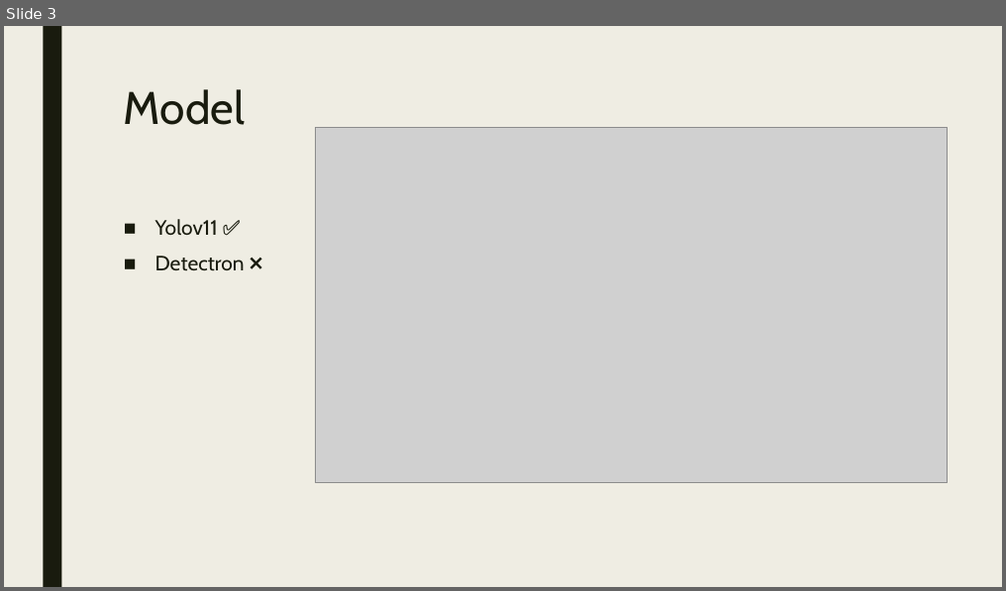
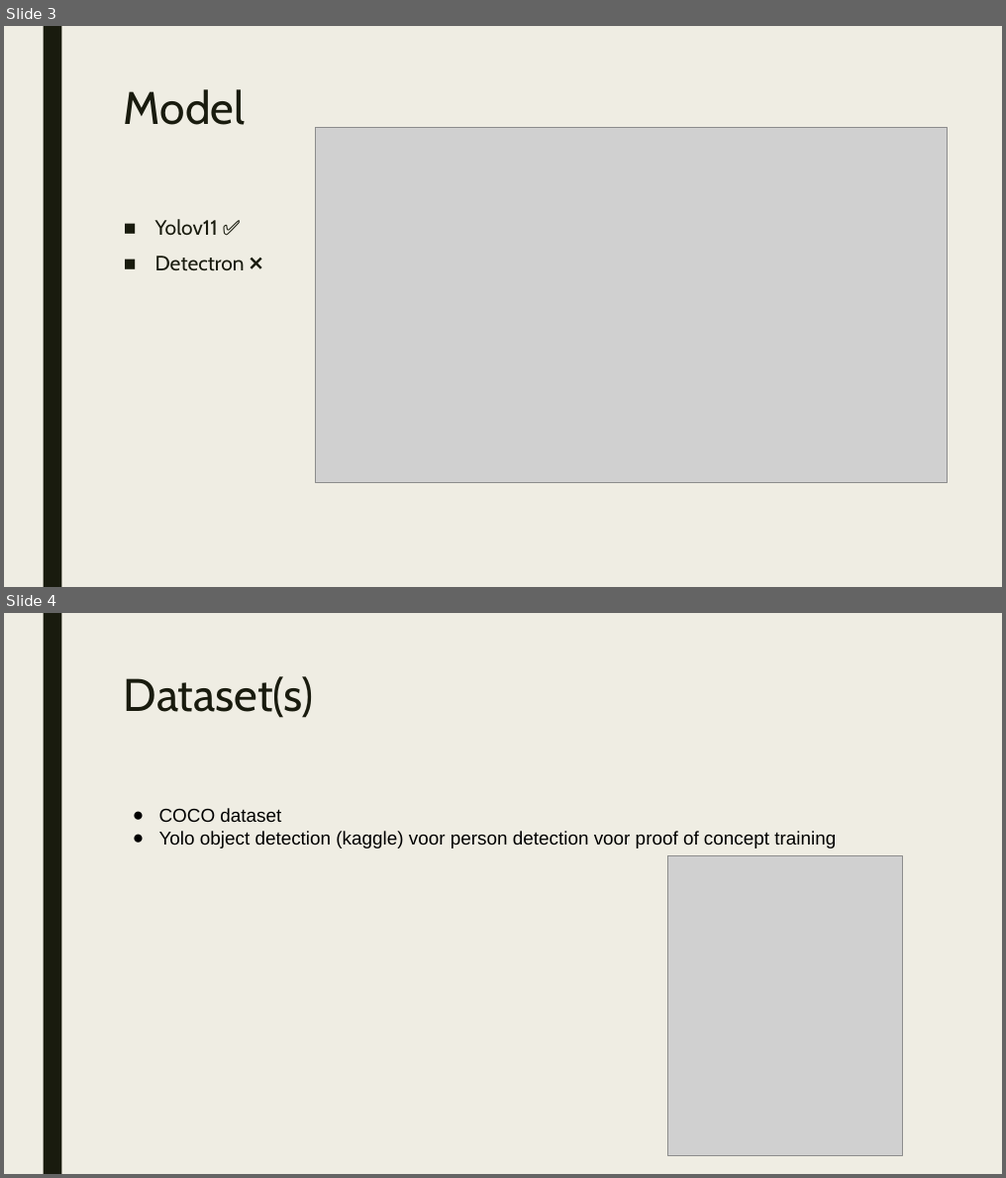
Before and after one commit to SampersS/yolov11, a slide deck: AIEdge_Groepsproject_presentatie.pptx. Shown one above the other, each under a label of ours: slide 3 before the commit, slides 3 and 4 after it. The pictures are 1006x591 and 1006x1178 pixels, drawn with LibreOffice and Linux fonts; fonts in the diff are those of the drawing; grey boxes stand for pictures. Boxes give left, top, right and bottom in pixels: in the first picture for what was removed or moved away, otherwise in the second. Text is boxed around its words. In the diff, an @@ line names an element or a change of style, - is before the commit and + after.

```diff
--- a/AIEdge_Groepsproject_presentatie.pptx
+++ b/AIEdge_Groepsproject_presentatie.pptx
@@ slide 4 added at [4,613,1002,1174], background #EFEDE3; not listed: 1 template element that a slide beside it also shows @@
@@ title added at [124,676,314,718], 44 pt, text #191B0E @@
+Dataset(s)
@@ text added at [159,808,836,849], 18 pt, text #000000 @@
+● COCO dataset
+● Yolo object detection (kaggle) voor person detection voor proof of concept training
@@ picture added at [667,857,902,1156] @@
```
Also in this commit, not shown: 2 slides changed, 3 other slides added, 1 slide removed, 1 other file.
